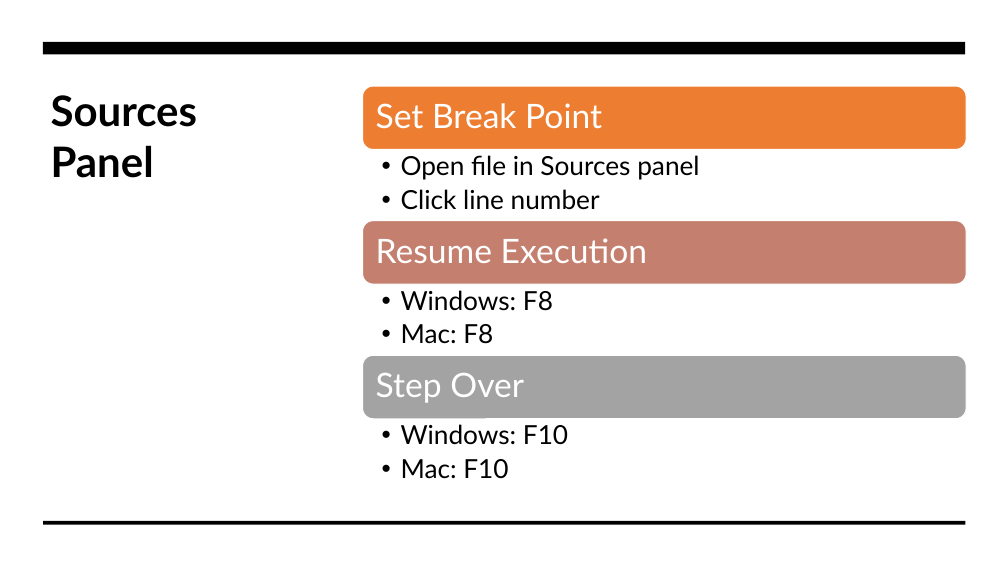
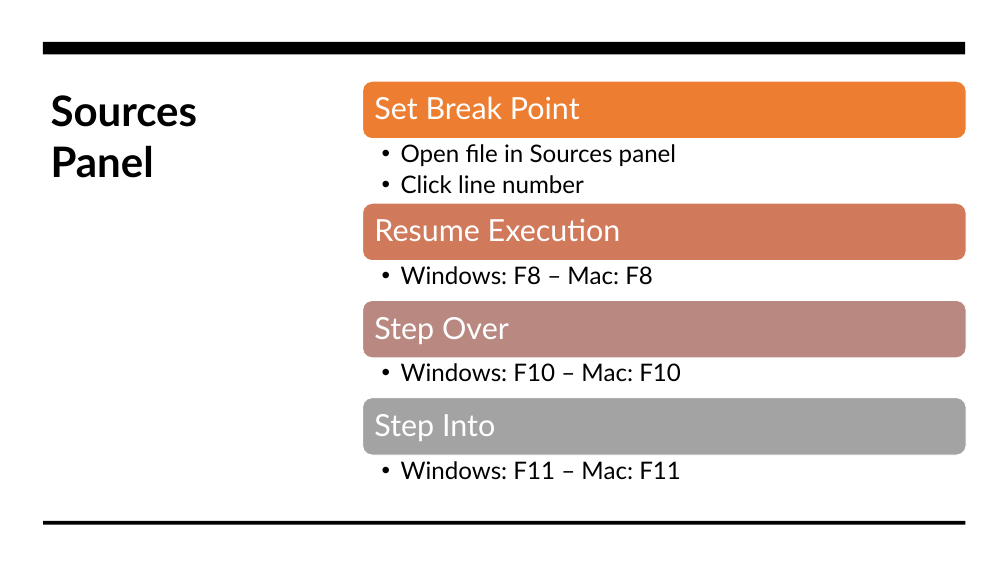
Before and after one commit to JakobieBrown/ChromeDevToolsWorkshop, a slide deck: slide 15 of ChromeDevToolsPresentation.pptx (slide 12 before the commit). Drawn at 1008x567 pixels with LibreOffice and Linux fonts; fonts in the diff are those of the drawing. Boxes give left, top, right and bottom in pixels: in the first picture for what was removed or moved away, otherwise in the second. Text is boxed around its words. In the diff, an @@ line names an element or a change of style, - is before the commit and + after.

```diff
--- a/ChromeDevToolsPresentation.pptx
+++ b/ChromeDevToolsPresentation.pptx
@@ rounded rectangle: place and size @@
-rounded rectangle at <box>363,86,966,150</box>
+rounded rectangle at <box>363,81,966,138</box>
@@ text "Open file in Sources panel": place and size @@
-text "Open file in Sources panel" at <box>401,155,699,210</box>
+text "Open file in Sources panel" at <box>401,144,676,193</box>
@@ text "Open file in Sources panel" at <box>401,144,676,193</box>: size 25 to 23 pt @@
@@ rounded rectangle: place and size @@
-rounded rectangle at <box>363,221,966,284</box>
+rounded rectangle at <box>363,203,966,261</box>
@@ rounded rectangle at <box>363,203,966,261</box>: fill #C47F6E to #D17A5B @@
@@ text "Resume Execution": place and size @@
-text "Resume Execution" at <box>376,238,647,263</box>
+text "Resume Execution" at <box>374,218,621,241</box>
@@ text at <box>401,266,653,285</box>: text changed; size 25 to 23 pt @@
-  • Windows: F8
-  • Mac: F8
+  • Windows: F8 – Mac: F8
@@ rounded rectangle added at <box>363,300,966,358</box>, fill #B88881, outline #FFFFFF 1 pt @@
@@ size 32 to 29 pt; less space between paragraphs in 3 elements at <box>374,96,580,120</box>, <box>374,218,621,241</box>, <box>374,317,509,344</box> @@
@@ text "Step Over": place and size @@
-text "Step Over" at <box>376,373,524,403</box>
+text "Step Over" at <box>374,317,509,344</box>
@@ text at <box>401,363,681,382</box>: text changed; size 25 to 23 pt @@
-  • Windows: F10
-  • Mac: F10
+  • Windows: F10 – Mac: F10
@@ rounded rectangle: place and size @@
-rounded rectangle at <box>363,355,966,419</box>
+rounded rectangle at <box>363,398,966,455</box>
@@ text added at <box>374,414,495,441</box>, 29 pt, text #FFFFFF @@
+Step Into
@@ text added at <box>401,461,681,480</box>, 23 pt, text #000000 @@
+  • Windows: F11 – Mac: F11
```
Also in this commit, not shown: 5 other slides changed, 9 slides added, 2 slides removed, 3 other files.
